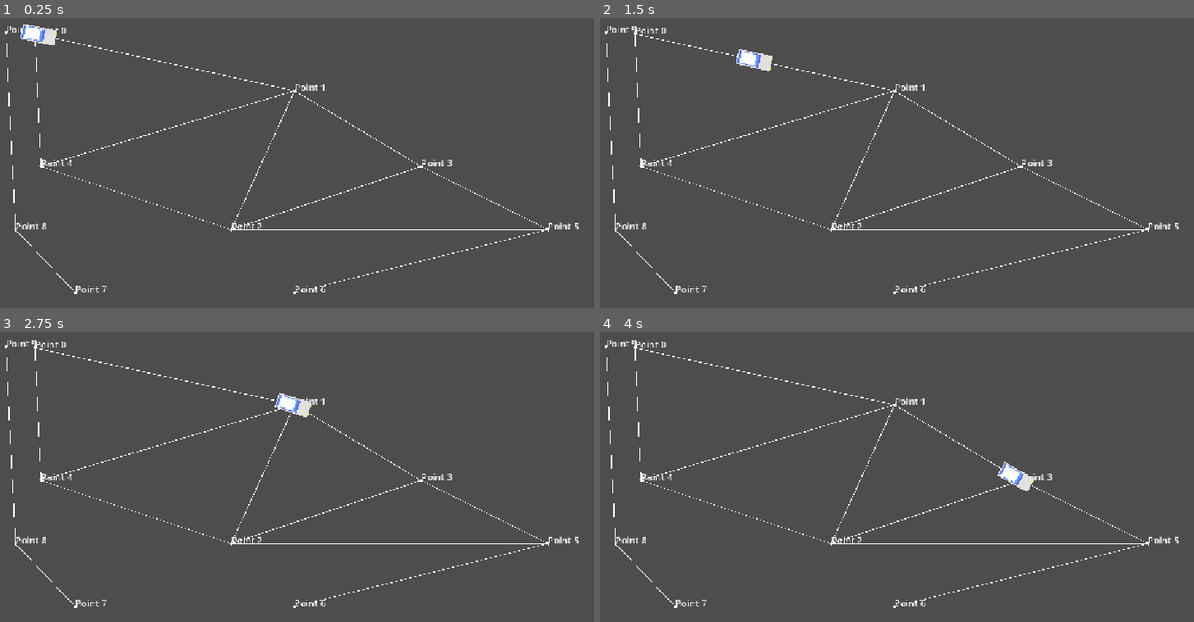
Above: before the commit, frames 1-4 (two rows, left to right).
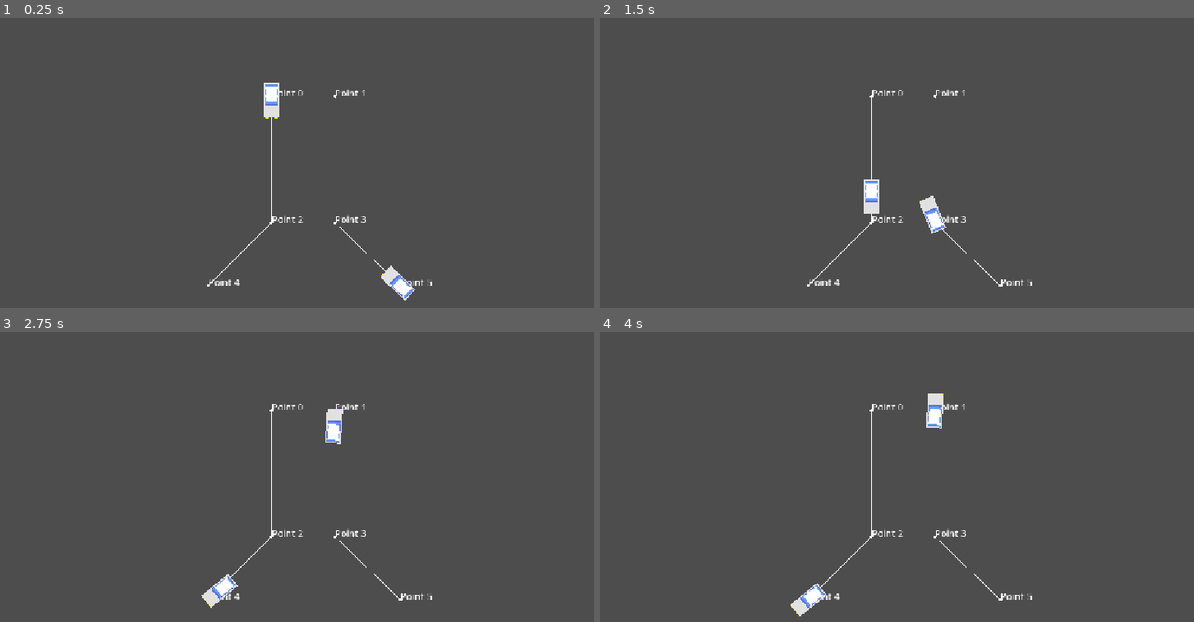
Above: after the commit, the same moments.

Repository: VovqaGuss/Town_sim
Game: Godot game, scene res://prefubs/scene/Polygons/test_polygon.tscn
Same seed, same stepped clock (60 frames per second), same inputs: the game is played once before the commit and once after it. The project has no main scene, so this scene is started directly.
Inputs (mouse positions are in pixels of both pictures, inside the frame that each line leads up to):
- Up to frame 1 (0.25 s): no input
- Up to frame 2 (1.5 s): tap Enter at 0.5 s; move the mouse to (1051, 142) at 0.52 s; tap 1 at 0.6 s; click (1051, 142) at 0.67 s; tap Space at 0.77 s; drag from (772, 180) to (724, 52) at 1.27 s
- Up to frame 3 (2.75 s): move the mouse to (374, 392) at 2.02 s; tap K at 2.1 s
- Up to frame 4 (4 s): drag from (873, 549) to (706, 419) at 2.77 s; move the mouse to (1104, 532) at 3.52 s; hold S from 3.53 s (still down); tap F at 3.6 s; tap Space at 3.77 s

The runs differ from the first frame. In frame 1, 2.7% of the frame differs, in the area x 0-98%, y 2-98%; in frame 2, 2.8%, in the area x 0-98%, y 2-96%; in frame 3, 2.7%; in frame 4, 2.8%.

Commit message:
Add arrival for cars
method Steering Behaviors 🚗

Diff:
--- a/vsoh-georaphy/prefubs/scene/Polygons/test_polygon.tscn
+++ b/vsoh-georaphy/prefubs/scene/Polygons/test_polygon.tscn
@@ -7,71 +7,54 @@
 [sub_resource type="Resource" id="Resource_urinb"]
 script = ExtResource("2_urinb")
 name = "Point 0"
-position = Vector2(100.045, 100)
-next_points = Array[int]([1, 4])
+position = Vector2(333, 0)
+next_points = Array[int]([2])
 
 [sub_resource type="Resource" id="Resource_dm12r"]
 script = ExtResource("2_urinb")
 name = "Point 1"
-position = Vector2(555.37, 200)
-next_points = Array[int]([2, 4, 3])
+position = Vector2(444, 0)
+next_points = Array[int]([3])
 
 [sub_resource type="Resource" id="Resource_q3vch"]
 script = ExtResource("2_urinb")
 name = "Point 2"
-position = Vector2(444.145, 444)
-next_points = Array[int]([3, 5])
+position = Vector2(333.015, 222)
+next_points = Array[int]([4])
 
 [sub_resource type="Resource" id="Resource_pqlhq"]
 script = ExtResource("2_urinb")
 name = "Point 3"
-position = Vector2(777, 333)
-next_points = Array[int]([4, 5])
+position = Vector2(444, 222)
+next_points = Array[int]([1])
 
 [sub_resource type="Resource" id="Resource_khdv5"]
 script = ExtResource("2_urinb")
 name = "Point 4"
-position = Vector2(110.905, 333)
-next_points = Array[int]([0, 2])
+position = Vector2(222, 333)
 
 [sub_resource type="Resource" id="Resource_kwvtv"]
 script = ExtResource("2_urinb")
 name = "Point 5"
-position = Vector2(999, 444)
-next_points = Array[int]([6])
-
-[sub_resource type="Resource" id="Resource_0krjl"]
-script = ExtResource("2_urinb")
-name = "Point 6"
-position = Vector2(555, 555)
-next_points = Array[int]([7])
-
-[sub_resource type="Resource" id="Resource_majs1"]
-script = ExtResource("2_urinb")
-name = "Point 7"
-position = Vector2(171.035, 555)
-next_points = Array[int]([8])
-
-[sub_resource type="Resource" id="Resource_wejuv"]
-script = ExtResource("2_urinb")
-name = "Point 8"
-position = Vector2(66, 444)
-next_points = Array[int]([9])
-
-[sub_resource type="Resource" id="Resource_nx183"]
-script = ExtResource("2_urinb")
-name = "Point 9"
-position = Vector2(49.265, 98.095)
-next_points = Array[int]([10])
+position = Vector2(559.035, 333)
+next_points = Array[int]([3])
 
 [node name="TestPolygon" type="Node2D" unique_id=1445130733]
 
-[node name="RoadNetworkManager" type="Node2D" parent="." unique_id=1145180465 groups=["RoadManager"]]
+[node name="RoadNetworkManager" type="Node2D" parent="." unique_id=2122298103 groups=["RoadManager"]]
 script = ExtResource("1_urinb")
 debug = true
-points = Array[ExtResource("2_urinb")]([SubResource("Resourc …(124 unchanged characters)… e_khdv5"), SubResource("Resource_kwvtv"), SubResource("Resource_0krjl"), SubResource("Resource_majs1"), SubResource("Resource_wejuv"), SubResource("Resource_nx183")])
+points = Array[ExtResource("2_urinb")]([SubResource("Resourc …(124 unchanged characters)… e_khdv5"), SubResource("Resource_kwvtv")])
 metadata/_custom_type_script = "uid://cup1qrdjgig7h"
 
 [node name="PrivateVahicle" parent="." unique_id=1629948950 instance=ExtResource("3_dm12r")]
 position = Vector2(99, 98)
-final_point_idx = 9
+final_point_idx = 4
+
+[node name="PrivateVahicle2" parent="." unique_id=575774730 instance=ExtResource("3_dm12r")]
+position = Vector2(137, 171)
+starter_point_idx = 5
+final_point_idx = 1
+
+[node name="Camera2D" type="Camera2D" parent="." unique_id=238457510]
+position = Vector2(394, 114)
--- a/vsoh-georaphy/scripts/classes/RoadNetworkManager/road_network_manager.gd
+++ b/vsoh-georaphy/scripts/classes/RoadNetworkManager/road_network_manager.gd
@@ -72,7 +72,10 @@
 
 		for i in range(points.size()):
 			var current_point = points[i]
-			if !current_point : continue
+
+			if !current_point :
+				continue
+				queue_redraw()
 
 			for target_idx in current_point.next_points:
 
--- a/vsoh-georaphy/scripts/classes/Vehicle/PrivateVehicle/private_vahicle_scr.gd
+++ b/vsoh-georaphy/scripts/classes/Vehicle/PrivateVehicle/private_vahicle_scr.gd
@@ -8,7 +8,10 @@
 @onready var ray_cast = $RayCasts/ObstacleAhead
 
 var max_force : float = 20
+var max_velocity : float = 150
 var velocity : Vector2
+var desired_velocity : Vector2
+var steering : Vector2
 
 var road_network_manager : RoadNetworkManager
 var marchrute : Array[int]
@@ -119,25 +122,30 @@
 
 
 func _process(delta: float) -> void:
-	if road_network_manager.point_by_indx(current_target).position.distance_to(position) < 25.0 : #px
-		if !marchrute.is_empty():
-			current_target = marchrute.pop_front()
+	var distance = road_network_manager.point_by_indx(current_target).position.distance_to(position)
 
-		else:
-			velocity = Vector2.ZERO
+	if distance < 25.0 && !marchrute.is_empty(): #px
+		current_target = marchrute.pop_front()
 
-	position += velocity * delta
 
 	if velocity.length() > 0.1:
 		rotation = velocity.angle()
 
-	_seek(delta)
+	position += velocity * delta
+	_seek(delta, 55.0)
 
 
-func _seek(delta : float) -> void:
-	var desired_velocity = (road_network_manager.point_by_indx(current_target).position - position).normalized() * max_speed
-	var steering = desired_velocity - velocity
+func _seek(delta : float, showingRadius : float) -> void:
+	desired_velocity = (road_network_manager.point_by_indx(current_target).position - position)
+	var distance = desired_velocity.length()
 
+	if distance < showingRadius && current_target == final_point_idx:
+		desired_velocity = desired_velocity.normalized() * max_velocity * (distance / showingRadius)
+
+	else:
+		desired_velocity = desired_velocity.normalized() * max_velocity
+
+	steering = desired_velocity - velocity
 	steering = steering.limit_length(max_force)
 	steering = steering / mass
 
